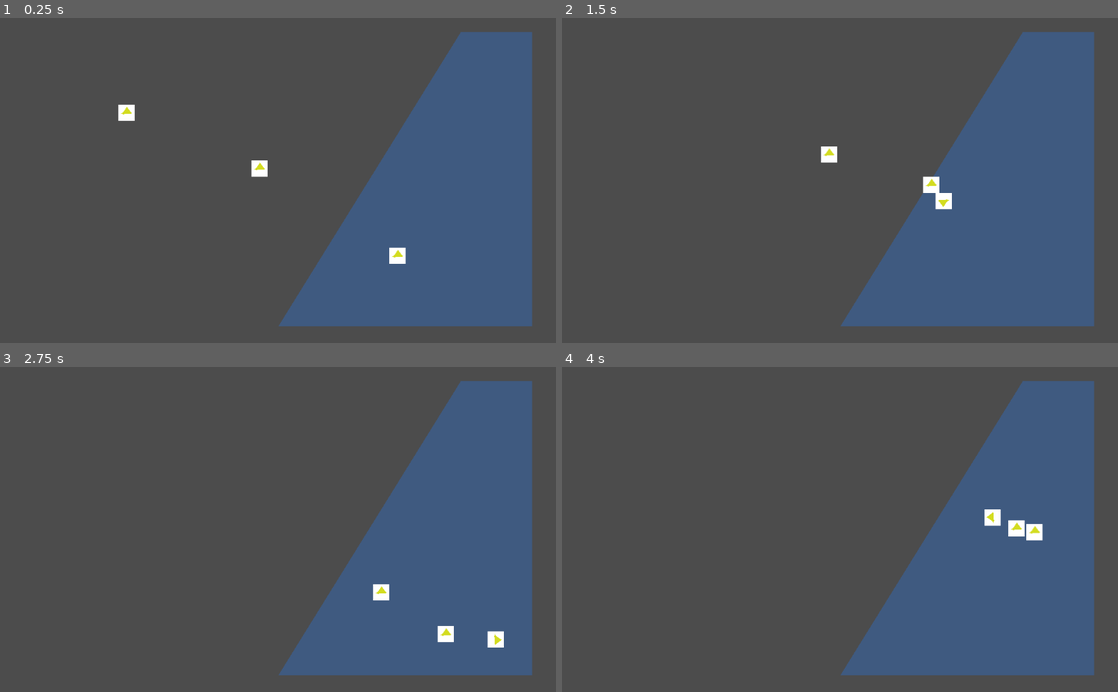
Above: before the commit, frames 1-4 (two rows, left to right).
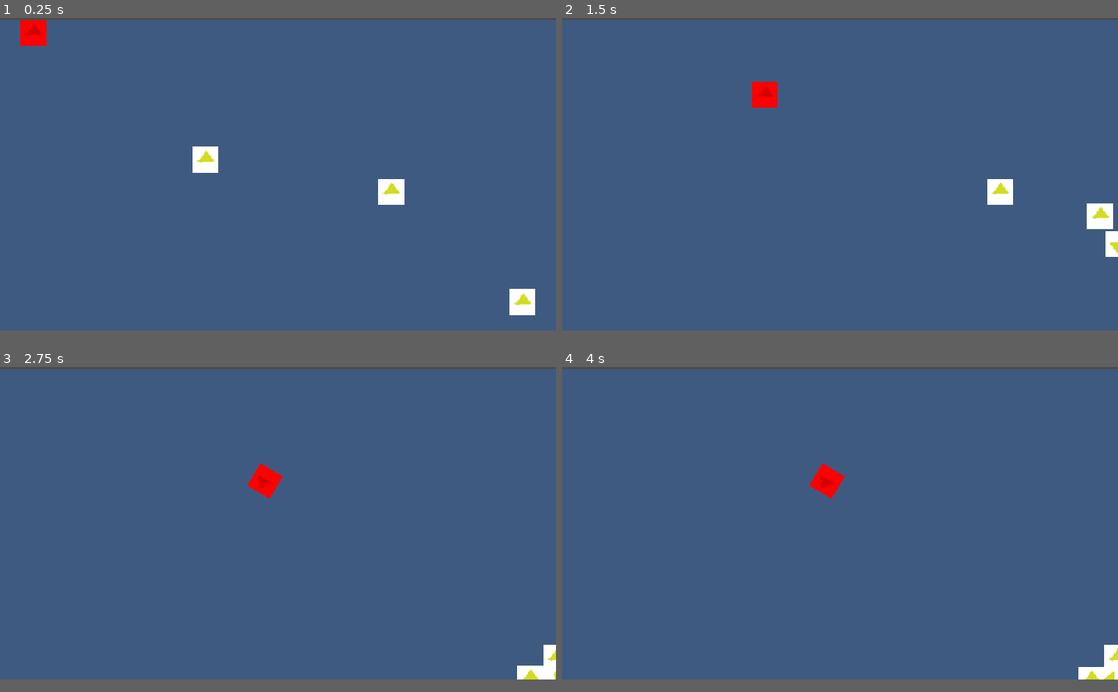
Above: after the commit, the same moments.

Repository: zliebowitz/ld54
Game: Godot game, scene res://Assets/Scenes/Screen.tscn
Two runs of this game, one before a commit and one after it. Both use one fixed random seed, a clock stepped at 60 frames per second and the inputs below.
Inputs:
- Up to frame 1 (0.25 s): no input
- Up to frame 2 (1.5 s): hold Right (ui_right) 0.53-1.28 s; hold Down (ui_down) from 1.28 s (still down)
- Up to frame 3 (2.75 s): release Down (ui_down) at 2.03 s; hold Right (ui_right) from 2.03 s (still down)
- Up to frame 4 (4 s): release Right (ui_right) at 2.78 s; hold Up (ui_up) 2.78-3.53 s; hold Left (ui_left) from 3.53 s (still down)
In our replay, the window is 800x468 before the commit and 800x450 after it. These sizes can differ from the game's own. Grey fills any space a smaller window leaves; there, only what the larger window draws over its background counts as a difference.

The runs differ from the first frame. In frame 1, 70% of the frame differs, in the area x 0-100%, y 0-97%; in frame 2, 70%; in frame 3, 70%; in frame 4, 70%.

Commit message:
Basic cutting enemy logic

Diff:
--- /dev/null
+++ b/game/Assets/Scenes/EnemyCutter.tscn
@@ -0,0 +1,35 @@
+[gd_scene load_steps=5 format=2]
+
+[ext_resource path="res://Assets/Graphics/triangle.png" type="Texture" id=1]
+[ext_resource path="res://Assets/Scripts/enemykinematicscutter.gd" type="Script" id=2]
+
+[sub_resource type="RectangleShape2D" id=1]
+extents = Vector2( 15, 15 )
+
+[sub_resource type="SpriteFrames" id=2]
+animations = [ {
+"frames": [ ExtResource( 1 ) ],
+"loop": true,
+"name": "default",
+"speed": 5.0
+} ]
+
+[node name="EnemyCutter" type="Node2D"]
+
+[node name="KinematicBody2D" type="KinematicBody2D" parent="."]
+script = ExtResource( 2 )
+
+[node name="CollisionShape2D" type="CollisionShape2D" parent="KinematicBody2D"]
+shape = SubResource( 1 )
+
+[node name="AnimatedSprite" type="AnimatedSprite" parent="KinematicBody2D"]
+visible = false
+frames = SubResource( 2 )
+
+[node name="Sprite" type="Sprite" parent="KinematicBody2D"]
+texture = ExtResource( 1 )
+
+[node name="Timer" type="Timer" parent="KinematicBody2D"]
+wait_time = 5.0
+
+[connection signal="timeout" from="KinematicBody2D/Timer" to="KinematicBody2D" method="_on_Timer_timeout"]
--- a/game/Assets/Scenes/Josh.tscn
+++ b/game/Assets/Scenes/Josh.tscn
@@ -23,16 +23,17 @@
 
 # Signal called when exiting the playing area
 func _on_Screen_Area_exited(body_rid, body, body_shape_index, local_shape_index):
-	print(\"You just died!\")
+	#print(\"You just died!\")
+	pass
 "
 
 [sub_resource type="RectangleShape2D" id=1]
 
 [node name="Player" type="Node2D"]
-position = Vector2( 478, 278 )
 script = SubResource( 2 )
 
 [node name="KinematicBody2D" type="KinematicBody2D" parent="."]
+position = Vector2( 450, 200 )
 script = ExtResource( 3 )
 
 [node name="Sprite" type="Sprite" parent="KinematicBody2D"]
--- a/game/Assets/Scenes/Screen.tscn
+++ b/game/Assets/Scenes/Screen.tscn
@@ -1,22 +1,26 @@
-[gd_scene load_steps=5 format=2]
+[gd_scene load_steps=7 format=2]
 
 [ext_resource path="res://Assets/Scripts/ScreenPolygon.gd" type="Script" id=1]
 [ext_resource path="res://Assets/Scenes/Josh.tscn" type="PackedScene" id=2]
 [ext_resource path="res://Assets/Scripts/ScreenArea.gd" type="Script" id=3]
 [ext_resource path="res://Assets/Scenes/Enemy.tscn" type="PackedScene" id=4]
+[ext_resource path="res://Assets/Scenes/EnemyCutter.tscn" type="PackedScene" id=5]
+[ext_resource path="res://Assets/Scripts/Arena.gd" type="Script" id=6]
 
 [node name="Screen" type="Node2D"]
+script = ExtResource( 6 )
 
 [node name="Area2D" type="Area2D" parent="."]
 script = ExtResource( 3 )
 
 [node name="ScreenPolygon" type="Polygon2D" parent="Area2D"]
-position = Vector2( 40, 25 )
+position = Vector2( -3.89999, 0.5 )
 color = Color( 0.25098, 0.356863, 0.505882, 1 )
 polygon = PoolVector2Array( 3, 1, 940, 1, 940, 544, 3, 544 )
 script = ExtResource( 1 )
 
 [node name="ScreenCollision" type="CollisionPolygon2D" parent="Area2D"]
+position = Vector2( -43.9, -24.5 )
 polygon = PoolVector2Array( 43, 24, 978, 25, 979, 569, 42, 569 )
 
 [node name="Player" parent="." instance=ExtResource( 2 )]
@@ -27,4 +31,6 @@
 [node name="Enemy2" parent="." instance=ExtResource( 4 )]
 position = Vector2( 183, 154 )
 
+[node name="EnemyCutter" parent="." instance=ExtResource( 5 )]
+
 [connection signal="body_shape_exited" from="Area2D" to="Player" method="_on_Screen_Area_exited"]
--- /dev/null
+++ b/game/Assets/Scripts/Arena.gd
@@ -0,0 +1,15 @@
+extends Node2D
+
+
+# Declare member variables here. Examples:
+# var a = 2
+# var b = "text"
+
+
+# Called when the node enters the scene tree for the first time.
+func _ready():
+	$EnemyCutter/KinematicBody2D.connect("cut_event", $Area2D/ScreenPolygon, "_on_EnemyCutter_cut_event")
+
+# Called every frame. 'delta' is the elapsed time since the previous frame.
+#func _process(delta):
+#	pass
--- a/game/Assets/Scripts/ScreenPolygon.gd
+++ b/game/Assets/Scripts/ScreenPolygon.gd
@@ -4,7 +4,7 @@
 var topRight = Vector2(1000, 0)
 var bottomRight = Vector2(1000,1000)
 var bottomLeft = Vector2(0, 1000)
-var DEBUG = true
+var DEBUG = false
 
 
 # Called when the node enters the scene tree for the first time.
@@ -17,8 +17,9 @@
 
 # Cuts the screen polygon, based on an angle of cut and an origin point
 func _cut(angle: float, originPoint: Vector2):
+	var player = get_node("../../Player/KinematicBody2D")
 	if !Geometry.is_point_in_polygon(originPoint, polygon):
-		print("The point isn't in the screen!")
+		print("The point isn't in the arena!")
 		return
 
 	var rightNodey = originPoint.y - ((1000-originPoint.x) * tan(angle))
@@ -33,15 +34,17 @@
 	var finalPolygonLeft = PoolVector2Array(Geometry.intersect_polygons_2d(cutPolygonLeft, polygon)[0])
 	var finalPolygonRight = PoolVector2Array(Geometry.intersect_polygons_2d(cutPolygonRight, polygon)[0])
 
+	#Check for which portion the player is in, and leave that one
+	if player && Geometry.is_point_in_polygon(player.position, finalPolygonLeft):
+		polygon = finalPolygonLeft
+	else:
+		polygon = finalPolygonRight
+	print(Geometry.is_point_in_polygon(player.position, finalPolygonLeft))
+	get_node("../ScreenCollision").polygon = polygon
+	#print(get_node("../ScreenCollision").polygon)
 
-
-	#for testing, just take the right one
-	polygon = finalPolygonRight
-	get_node("../ScreenCollision").polygon = polygon
-	print(polygon)
-	print(get_node("../ScreenCollision").polygon)
-
-
+func _on_EnemyCutter_cut_event(angle, origin):
+	_cut(angle, origin)
 
 # Called every frame. 'delta' is the elapsed time since the previous frame.
 #func _process(delta):
--- /dev/null
+++ b/game/Assets/Scripts/enemykinematicscutter.gd
@@ -0,0 +1,52 @@
+extends KinematicBody2D
+
+
+# Declare member variables here. Examples:
+# var a = 2
+# var b = "text"
+export var speed = 10000
+var velocity = Vector2.ZERO
+var screen_size # Size of the game window.
+var charging = false
+var rng = RandomNumberGenerator.new()
+var angle: float
+
+signal cut_event(angle, originPoint)
+
+func _ready():
+	screen_size = get_viewport_rect().size
+	rng.randomize()
+	$Sprite.modulate = Color(1,0,0)
+	$Timer.start(2)
+
+# Called when the node enters the scene tree for the first time.
+func _physics_process(delta):
+	velocity =  Vector2.ZERO
+	var player = get_node("/root/Screen/Player/KinematicBody2D")
+	if player && !charging:
+		var my_position = global_position
+		var player_position = player.global_position
+		var norm_velocity = my_position.direction_to(player_position).normalized()
+		velocity = delta * speed * norm_velocity
+	move_and_slide(velocity)
+
+	global_position.x = clamp(global_position.x, 0, screen_size.x)
+	global_position.y = clamp(global_position.y, 0, screen_size.y)
+
+
+# Called every frame. 'delta' is the elapsed time since the previous frame.
+#func _process(delta):
+#	pass
+
+
+func _on_Timer_timeout():
+	if !charging:
+		charging = true
+		angle = rng.randf_range(0, PI)
+		rotate(0 - angle)
+		$Timer.start(3)
+		return
+
+	print("Cut you!")
+	emit_signal("cut_event", angle, position)
+	queue_free()
--- a/game/project.godot
+++ b/game/project.godot
@@ -16,6 +16,10 @@
 
 [display]
 
+window/size/width=640
+window/size/height=360
+window/size/test_width=1920
+window/size/test_height=1080
 window/stretch/mode="viewport"
 
 [gui]
